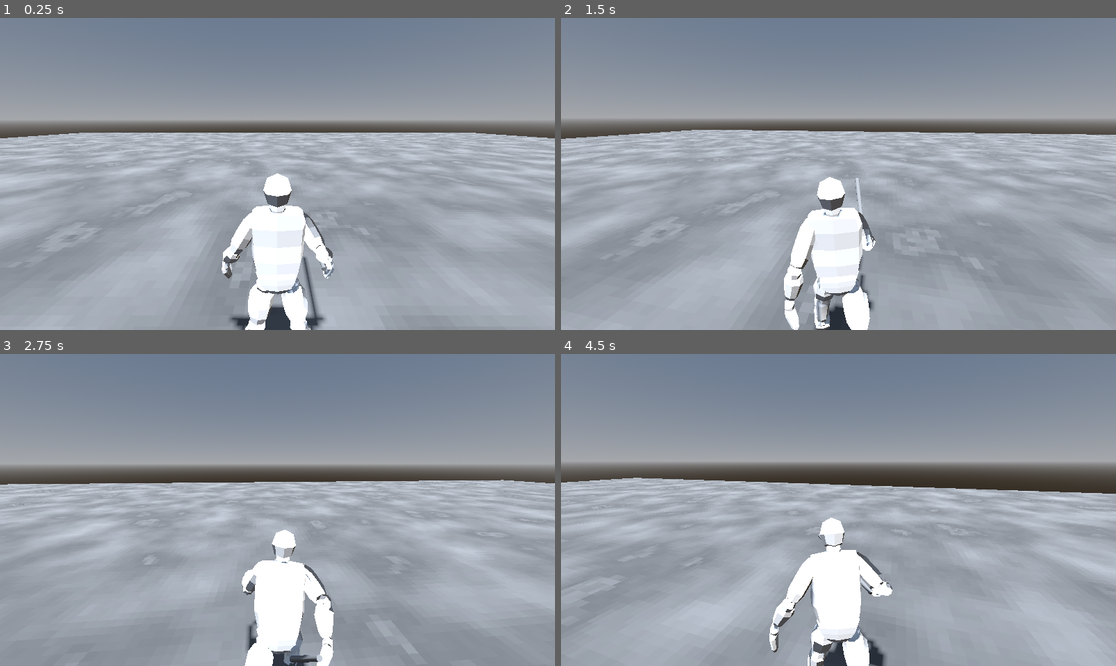
Above: before the commit, frames 1-4 (two rows, left to right).
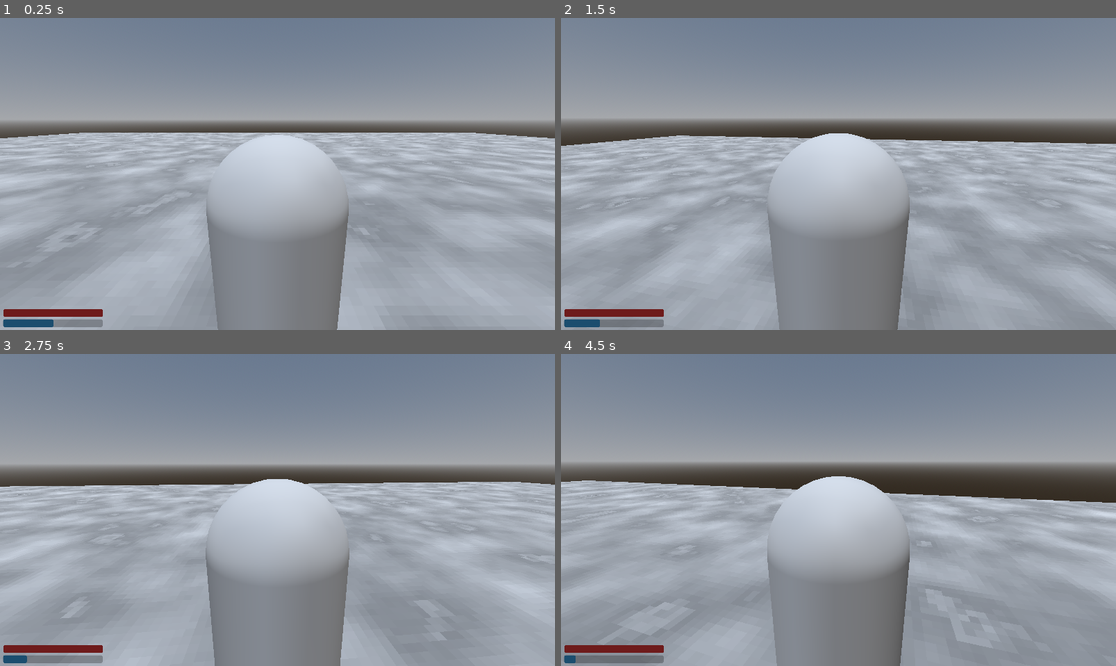
Above: after the commit, the same moments.

Repository: userext122021/godot_rpg_project
Game: Godot game, scene res://main.tscn
Two runs of this game, one before a commit and one after it. Both use one fixed random seed, a clock stepped at 60 frames per second and the inputs below.
Inputs (mouse positions are in pixels of both pictures, inside the frame that each line leads up to):
- Up to frame 1 (0.25 s): no input
- Up to frame 2 (1.5 s): tap Enter at 0.5 s; move the mouse to (866, 174) at 0.52 s; press the mouse at (866, 174) at 0.53 s; hold W (move_forward) from 0.53 s (still down); tap Space (jump) at 0.77, 1.07 s; tap 1 (item_1) at 0.8, 1.35 s; move the mouse to (810, 174) at 1.27 s; release the mouse at (810, 174) at 1.28 s
- Up to frame 3 (2.75 s): keep holding W (move_forward); tap Space (jump) at 1.52, 1.82, 2.3 s; tap Shift (run) at 1.55 s; move the mouse to (288, 503) at 2.02 s; hold Shift (run) from 2.03 s (still down)
- Up to frame 4 (4.5 s): keep holding W (move_forward); move the mouse to (832, 516) at 2.77 s; release Shift (run) at 2.78 s; tap Space (jump) at 2.85, 3.02, 3.32, 3.77, 4.07 s; click (832, 516) at 3.05 s; move the mouse to (877, 513) at 3.52 s; press the mouse at (877, 513) at 3.53 s; tap 1 (item_1) at 3.8 s; tap I (inventory) at 4.15 s; move the mouse to (794, 506) at 4.27 s; release the mouse at (794, 506) at 4.28 s; right-click (794, 506) at 4.35 s

The runs differ from the first frame. In frame 1, 10% of the frame differs, in the area x 0-63%, y 37-100%; in frame 2, 19%; in frame 3, 18%; in frame 4, 24%, in the area x 0-100%, y 39-100%.

Commit message:
Доработки связанные с инвентарем стаминой
добавил функции equip_item, трату и реген стамины кое какие фиксы тут и там

Diff:
--- a/core/entities/base_entity.gd
+++ b/core/entities/base_entity.gd
@@ -1,7 +1,7 @@
 extends CharacterBody3D
 class_name BaseEntity
 
-
+@onready var inventory:Inventory=$Inventory
 
 @export var entity_type:String="unknown"
 @export var speed := 5.0
@@ -13,6 +13,10 @@
 @export var hp:float=20
 @export var max_hp:float=20
 @export var regen_hp_per_second:float=1.0
+@export var stamina:float=20
+@export var max_stamina:float=20
+@export var regen_stamina_per_second:float=1.0
+
 @export var default_weapon:BaseWeapon
 #@export var detection_radius:float=10.0
 @export var friction:float=100
@@ -20,6 +24,8 @@
 @export var animation_player:AnimationPlayer
 @export var weapon_marker:Node3D
 @export var mass:float=60
+@export var jump_cost:float=4.0
+@export var running_cost_per_second:float=3.0
 
 var current_weapon:BaseWeapon
 var is_knockingback:bool=false
@@ -50,13 +56,17 @@
 		return false
 	return true
 func can_jump():
+	if stamina<jump_cost:
+		return false
 	if is_attacking:
 		return false
 	if is_on_floor():
 		return true
 	return false
 
-func can_run():
+func can_run(delta:float):
+	if stamina<=running_cost_per_second*delta:
+		return false
 	if is_attacking:
 		return false
 	if is_jumping:
@@ -71,6 +81,8 @@
 	if not current_weapon:
 		return false
 	if is_jumping:
+		return false
+	if current_weapon.data.attack_cost>stamina:
 		return false
 	if current_weapon.can_attack():
 		return true
@@ -111,7 +123,6 @@
 	print("DEBUG: entity init")
 
 func calculate_damage(damage:float,damage_type:String) -> float:
-
 	if is_blocking:
 		return damage/2.0
 	return damage
@@ -123,6 +134,9 @@
 	hp-=calculated_damage
 	if hp<=0:
 		die()
+	if knockback_force and not is_knockingback:
+		knock_back(knockback_force,weapon_pos)
+
 
 
 func die():
@@ -193,10 +207,14 @@
 
 
 
-func set_current_weapon(w:BaseWeapon):
+func set_current_weapon(w:BaseWeapon) -> bool:
+	if w==current_weapon:
+		return false
 	if not w:
 		current_weapon=null
-		return
+		return false
+	if current_weapon:
+		current_weapon.queue_free()
 	current_weapon=w
 	current_weapon.owner_body=self
 	if current_weapon.get_parent():
@@ -210,15 +228,64 @@
 	current_weapon.rotation=PI*current_weapon.start_rotation/180.0
 	print("DEBUG: weapon_position ",current_weapon.position)
 	print("DEBUG: weapon_rotation ",current_weapon.rotation)
+	return true
 
 func regen_hp(delta:float):
 	hp+=regen_hp_per_second*delta
-
-func equip_item(item_name:String):
-	pass
-
-func equip_weapon_item(weapon_item_data:PickableData):
-	pass
-
-func take_item(item_name:String,item_data:PickableData,amount:float):
-	pass
+func  regen_stamina(delta:float):
+	stamina+=regen_stamina_per_second*delta
+
+func spend_stamina(delta:float):
+	if is_running and stamina>running_cost_per_second*delta:
+		stamina-=running_cost_per_second*delta
+
+
+func equip_item_by_name(item_name:String) -> bool:
+	var d:PickableData=inventory.get_item_data(item_name)
+	if not d:
+		return false
+	return equip_item_by_data(d)
+
+func equip_item(item_body:Node3D) -> bool:
+	if not item_body:
+		return false
+	item_body.queue_free()
+	print("STUB: equip_item need to be replaced")
+	return false
+
+func equip_item_by_data(item_data:PickableData) -> bool:
+	if not item_data:
+		return false
+	if not item_data.scene:
+		return false
+
+	if item_data.pickable_category=="weapon":
+		var w:BaseWeapon=item_data.scene.instantiate()
+		if not w is BaseWeapon:
+			w.queue_free()
+			return false
+		return set_current_weapon(w)
+
+	if not item_data.is_equipable:
+		return false
+	var item_body:Node3D=item_data.scene.instantiate()
+	return equip_item(item_body)
+
+
+func take_item_by_name(item_name:String,amount:float=1.0) -> bool:
+	if not inventory.get_item_data(item_name):
+		print("WARNING: there is no item data of ",item_name)
+	inventory.add_item(item_name,amount)
+	return true
+
+func take_item_by_data(item_data:PickableData,amount:float=1.0) -> bool:
+	if not item_data:
+		return false
+	if amount<=0:
+		return false
+
+	var item_name:String=item_data.pickable_name
+	if not inventory	.get_item_data(item_name):
+		inventory.add_item_data(item_data)
+	inventory.add_item(item_name,amount)
+	return true
--- a/core/entities/base_player/base_player.gd
+++ b/core/entities/base_player/base_player.gd
@@ -5,13 +5,14 @@
 @export var interact_check_interval:float=0.5
 
 @onready var camera = $Camera3D
-@onready var inventory:Inventory=$Inventory
+
 var interact_check_timer:float=0
 
 func _ready():
 	super._ready()
 	Input.mouse_mode = Input.MOUSE_MODE_CAPTURED # Прячем курсор
 	entity_type="player"
+	stamina=max_stamina/2.0
 
 func _unhandled_input(event):
 	if Input.is_action_pressed("ui_cancel"):
@@ -36,12 +37,16 @@
 
 	if Input.is_action_just_pressed("jump") and is_on_floor():
 		if can_jump():
+			stamina-=jump_cost
 			velocity.y = jump_velocity
 			is_jumping=true
 	if Input.is_action_pressed("run"):
-		if can_run():
+		if can_run(delta):
 			is_running=true
 			speed=running_speed
+		else:
+			is_running=false
+			speed=walking_speed
 	else:
 		is_running=false
 		speed=walking_speed
@@ -81,7 +86,10 @@
 
 	move_and_slide()
 	update_animation()
+	spend_stamina(delta)
 	regen_hp(delta)
+	regen_stamina(delta)
+
 func die():
 	print("DEBUG: player is dying")
 	queue_free()
@@ -113,25 +121,3 @@
 
 func show_inventory():
 	print($Inventory.items)
-
-func equip_item(item_name:String):
-	var obj=inventory.get_node_by_item_name(item_name)
-	if not obj:
-		return
-	var d:PickableData=inventory.get_item_data(item_name)
-	if not d:
-		return
-	if d.pickable_category=="weapon":
-		equip_weapon_item(d)
-
-func equip_weapon_item(weapon_item_data:PickableData):
-	if not weapon_item_data.scene:
-		return
-	if current_weapon:
-		current_weapon.queue_free()
-	var w:BaseWeapon=weapon_item_data.scene.instantiate()
-	set_current_weapon(w)
-	print("DEUG: equip weapon data ",weapon_item_data.pickable_name)
-
-func take_item(item_name:String,item_data:PickableData,amount:float):
-	pass
--- a/core/pickable/pickable_data.gd
+++ b/core/pickable/pickable_data.gd
@@ -6,3 +6,4 @@
 @export var pickable_category:String="unknown_pickable_category"
 @export var is_usable:bool=true
 @export var scene:PackedScene
+@export var is_equipable:bool=false
--- a/core/ui/ui.gd
+++ b/core/ui/ui.gd
@@ -2,6 +2,7 @@
 class_name UI
 
 @onready var hp_progress_bar:ProgressBar=$HpProgressBar
+@onready var stamina_progress_bar:ProgressBar=$StaminaProgressBar
 
 @export var player_body:BasePlayer
 @export var update_interval:float=0.5
@@ -12,7 +13,8 @@
 		return
 	hp_progress_bar.max_value=player_body.max_hp
 	hp_progress_bar.value=player_body.hp
-	#print(hp_progress_bar.value)
+	stamina_progress_bar.max_value=player_body.max_stamina
+	stamina_progress_bar.value=player_body.stamina
 
 func _process(delta: float) -> void:
 	update_timer-=delta
--- a/core/weapon/weapon_data.gd
+++ b/core/weapon/weapon_data.gd
@@ -12,3 +12,4 @@
 @export var range:float=1.0
 @export var start_position:Vector3
 @export var start_rotation:Vector3
+@export var attack_cost:float=0.0
--- a/main.tscn
+++ b/main.tscn
@@ -1,7 +1,7 @@
 [gd_scene load_steps=2 format=3 uid="uid://dvvaed3c54v03"]
 
-[ext_resource type="PackedScene" uid="uid://cpu814du2qtm2" path="res://test/test_animation/test_animation2/test_animation_2.tscn" id="1_ig7tw"]
+[ext_resource type="PackedScene" uid="uid://bac88smxernji" path="res://test/test_scene_items/test_scene_items.tscn" id="1_ig7tw"]
 
 [node name="Main" type="Node"]
 
-[node name="TestAnimation2" parent="." instance=ExtResource("1_ig7tw")]
+[node name="BaseTestScene" parent="." instance=ExtResource("1_ig7tw")]
--- a/test/test_animation/test_animation1/test_animation_1.tscn
+++ /dev/null
@@ -1,8 +0,0 @@
-[gd_scene load_steps=3 format=3 uid="uid://bquw73h6yl6c2"]
-
-[ext_resource type="PackedScene" uid="uid://6hs4q7gqlkvo" path="res://test/base_test_scene/base_test_scene.tscn" id="1_e0o5u"]
-[ext_resource type="PackedScene" uid="uid://dej2fjyjt23vf" path="res://test/test_animation/test_animation1/test_player.tscn" id="2_6h5m2"]
-
-[node name="TestAnimation1" instance=ExtResource("1_e0o5u")]
-
-[node name="TestPlayer" parent="." index="0" instance=ExtResource("2_6h5m2")]
--- a/test/test_animation/test_animation1/test_player.gd
+++ /dev/null
@@ -1,7 +0,0 @@
-extends BasePlayer
-
-
-
-func _physics_process(delta):
-	super._physics_process(delta)
-	update_animation()
--- a/test/test_animation/test_animation1/test_player.tscn
+++ /dev/null
@@ -1,22 +0,0 @@
-[gd_scene load_steps=5 format=3 uid="uid://dej2fjyjt23vf"]
-
-[ext_resource type="PackedScene" uid="uid://nfkq1v6rhxve" path="res://core/entities/base_player/base_player.tscn" id="1_j77vh"]
-[ext_resource type="PackedScene" uid="uid://barmdy82y6gha" path="res://test/test_animation/test_animation1/base_human_animated.glb" id="2_ei7nx"]
-[ext_resource type="Script" uid="uid://bjamuy0kh3uc" path="res://test/test_animation/test_animation1/test_player.gd" id="2_l8m3r"]
-[ext_resource type="PackedScene" uid="uid://dkj771scai1lw" path="res://test/base_test_scene/weapon/test_pistol.tscn" id="4_4ksol"]
-
-[node name="TestPlayer" node_paths=PackedStringArray("weapon", "animation_player") instance=ExtResource("1_j77vh")]
-script = ExtResource("2_l8m3r")
-weapon = NodePath("base_human_animated/Armature/Skeleton3D/hand_r/weapon_marker/TestPistol")
-animation_player = NodePath("base_human_animated/AnimationPlayer")
-
-[node name="MeshInstance3D" parent="." index="1"]
-visible = false
-
-[node name="base_human_animated" parent="." index="5" instance=ExtResource("2_ei7nx")]
-transform = Transform3D(-1, 0, -8.742278e-08, 0, 1, 0, 8.742278e-08, 0, -1, 0, 0, 0)
-
-[node name="TestPistol" parent="base_human_animated/Armature/Skeleton3D/hand_r/weapon_marker" index="0" instance=ExtResource("4_4ksol")]
-transform = Transform3D(-1.6117967e-07, -9.4873336e-08, -1, -1, 1.5372906e-07, 1.6117966e-07, 1.5372902e-07, 1, -9.487335e-08, 0.030462861, 0.03719318, 0.10000002)
-
-[editable path="base_human_animated"]
--- a/test/test_animation/test_animation2/test_animation_2.tscn
+++ /dev/null
@@ -1,8 +0,0 @@
-[gd_scene load_steps=3 format=3 uid="uid://cpu814du2qtm2"]
-
-[ext_resource type="PackedScene" uid="uid://6hs4q7gqlkvo" path="res://test/base_test_scene/base_test_scene.tscn" id="1_mwlci"]
-[ext_resource type="PackedScene" uid="uid://bs064i8kkdhyh" path="res://test/test_animation/test_animation2/test_player.tscn" id="2_t406n"]
-
-[node name="TestAnimation2" instance=ExtResource("1_mwlci")]
-
-[node name="TestPlayer" parent="." index="3" instance=ExtResource("2_t406n")]
--- a/test/test_animation/test_animation2/test_melee_weapon.tscn
+++ /dev/null
@@ -1,8 +0,0 @@
-[gd_scene load_steps=2 format=3 uid="uid://befstc37pttav"]
-
-[ext_resource type="PackedScene" uid="uid://dsxs2cqbrc6me" path="res://test/base_test_scene/weapon/test_club.tscn" id="1_leyyc"]
-
-[node name="TestMeleeWeapon" instance=ExtResource("1_leyyc")]
-preparing_interval = 0.36
-attacking_interval = 0.14
-cooldown_interval = 0.3
--- a/test/test_animation/test_animation2/test_player.tscn
+++ /dev/null
@@ -1,86 +0,0 @@
-[gd_scene load_steps=4 format=3 uid="uid://bs064i8kkdhyh"]
-
-[ext_resource type="PackedScene" uid="uid://nfkq1v6rhxve" path="res://core/entities/base_player/base_player.tscn" id="1_y5g44"]
-[ext_resource type="PackedScene" uid="uid://drqdse65ed7e3" path="res://assets/models/animated_base_human_heroic/animated_low_poly_heroic_base_human.glb" id="2_j3q5i"]
-[ext_resource type="PackedScene" uid="uid://befstc37pttav" path="res://test/test_animation/test_animation2/test_melee_weapon.tscn" id="3_6wkv5"]
-
-[node name="TestPlayer" node_paths=PackedStringArray("default_weapon", "animation_player") instance=ExtResource("1_y5g44")]
-default_weapon = NodePath("animated_low_poly_heroic_base_human/Armature/Skeleton3D/hand_r/weapon_marker/TestMeleeWeapon")
-animation_player = NodePath("animated_low_poly_heroic_base_human/AnimationPlayer")
-
-[node name="MeshInstance3D" parent="." index="1"]
-visible = false
-
-[node name="animated_low_poly_heroic_base_human" parent="." index="6" instance=ExtResource("2_j3q5i")]
-transform = Transform3D(-1, 0, 8.742278e-08, 0, 1, 0, -8.742278e-08, 0, -1, 0, 0, 0)
-
-[node name="Skeleton3D" parent="animated_low_poly_heroic_base_human/Armature" index="0"]
-bones/0/position = Vector3(0, 0.79, 0)
-bones/1/rotation = Quaternion(0.08715574, 1.18755615e-07, 1.0389771e-08, 0.9961948)
-bones/3/rotation = Quaternion(3.7870106e-07, 8.7897e-08, -0.50484586, 0.86320955)
-bones/4/rotation = Quaternion(0.26263735, -0.008707306, -0.03197117, 0.96432555)
-bones/5/rotation = Quaternion(-0.046233904, -0.11709556, -0.22448196, 0.96631205)
-bones/7/rotation = Quaternion(0, 1.110223e-16, 0, 1)
-bones/8/rotation = Quaternion(1.418949e-07, -3.1048225e-07, 0.7071068, 0.7071068)
-bones/9/rotation = Quaternion(3.7870106e-07, -8.7897e-08, 0.50484586, 0.86320955)
-bones/10/rotation = Quaternion(0.26263735, 0.008707306, 0.03197117, 0.96432555)
-bones/11/rotation = Quaternion(-0.046233904, 0.11709556, 0.22448196, 0.96631205)
-bones/12/rotation = Quaternion(0.025827866, 0.1839508, 0.9799051, -0.07267065)
-bones/13/rotation = Quaternion(-0.15337853, 0.036442023, -0.016315615, 0.9873606)
-bones/14/rotation = Quaternion(0.61973864, -0.060972996, 0.06464026, 0.7797615)
-bones/15/rotation = Quaternion(-0.0027797043, -0.11922634, 0.9898672, 0.07707406)
-bones/16/rotation = Quaternion(-0.15337859, -0.036442023, 0.01631562, 0.9873606)
-bones/17/rotation = Quaternion(0.73081887, 0.25190422, -0.12352535, 0.62224555)
-
-[node name="hand_l" parent="animated_low_poly_heroic_base_human/Armature/Skeleton3D" index="0"]
-transform = Transform3D(-0.9978322, -0.06030219, 0.02635184, 0.06506281, -0.9640917, 0.25747585, 0.009879231, 0.25863224, 0.9659253, 0.46, 0.7753202, 0.13209292)
-
-[node name="arm_l" parent="animated_low_poly_heroic_base_human/Armature/Skeleton3D" index="1"]
-transform = Transform3D(-0.902134, 0.37186775, -0.21878894, -0.42490095, -0.8537851, 0.30084914, -0.07492266, 0.36436987, 0.9282355, 0.34999996, 1.0278733, 0.024310779)
-
-[node name="top_arm_l" parent="animated_low_poly_heroic_base_human/Armature/Skeleton3D" index="2"]
-transform = Transform3D(-0.87157553, 0.49026132, -7.4254575e-07, -0.482813, -0.85833436, -0.17364857, -0.08513381, -0.15134749, 0.98480767, 0.17, 1.3430116, 0.079878174)
-
-[node name="head" parent="animated_low_poly_heroic_base_human/Armature/Skeleton3D" index="3"]
-transform = Transform3D(1, -5.3290705e-15, 2.3841854e-07, 4.140094e-08, 0.9848077, -0.17364816, -2.3479642e-07, 0.17364816, 0.9848077, -3.0375703e-15, 1.4513403, 0.09897946)
-
-[node name="neck" parent="animated_low_poly_heroic_base_human/Armature/Skeleton3D" index="4"]
-transform = Transform3D(1, -5.3290705e-15, 2.3841854e-07, 4.140094e-08, 0.9848077, -0.17364816, -2.3479642e-07, 0.17364816, 0.9848077, -2.451373e-15, 1.3430116, 0.079878174)
-
-[node name="hand_r" parent="animated_low_poly_heroic_base_human/Armature/Skeleton3D" index="5"]
-transform = Transform3D(-0.9978322, 0.06030219, -0.02635184, -0.06506281, -0.9640917, 0.25747585, -0.009879231, 0.25863224, 0.9659253, -0.46, 0.7753202, 0.13209292)
-
-[node name="TestMeleeWeapon" parent="animated_low_poly_heroic_base_human/Armature/Skeleton3D/hand_r/weapon_marker" index="0" instance=ExtResource("3_6wkv5")]
-transform = Transform3D(-1, 1.8626453e-07, -8.742278e-08, 1.8626454e-07, 1, -5.960465e-08, 8.742276e-08, -5.960466e-08, -1, 0, 0, 0)
-
-[node name="arm_r" parent="animated_low_poly_heroic_base_human/Armature/Skeleton3D" index="6"]
-transform = Transform3D(-0.902134, -0.37186775, 0.21878894, 0.42490095, -0.8537851, 0.30084914, 0.07492266, 0.36436987, 0.9282355, -0.34999996, 1.0278733, 0.024310779)
-
-[node name="top_arm_r" parent="animated_low_poly_heroic_base_human/Armature/Skeleton3D" index="7"]
-transform = Transform3D(-0.87157553, -0.49026132, 7.425456e-07, 0.482813, -0.85833436, -0.17364857, 0.08513381, -0.15134749, 0.98480767, -0.17, 1.3430116, 0.079878174)
-
-[node name="spine" parent="animated_low_poly_heroic_base_human/Armature/Skeleton3D" index="8"]
-transform = Transform3D(1, -5.3290705e-15, 2.3841848e-07, 4.140093e-08, 0.9848077, -0.17364816, -2.3479636e-07, 0.17364816, 0.9848077, 0, 0.89, 0)
-
-[node name="foot_l" parent="animated_low_poly_heroic_base_human/Armature/Skeleton3D" index="9"]
-transform = Transform3D(-0.9758343, 0.19402984, -0.100476414, -0.1299206, -0.14552215, 0.98078716, 0.17568043, 0.9701404, 0.16721252, 0.21000007, 0.025288522, 0.18437889)
-
-[node name="leg_l" parent="animated_low_poly_heroic_base_human/Armature/Skeleton3D" index="10"]
-transform = Transform3D(-0.9931434, 0.11664258, -0.0075233504, -0.11688238, -0.99145997, 0.0578382, -0.00071275607, 0.05832252, 0.9982955, 0.17000002, 0.3652885, 0.16437843)
-
-[node name="top_leg_l" parent="animated_low_poly_heroic_base_human/Armature/Skeleton3D" index="11"]
-transform = Transform3D(-0.9881017, 0.15192279, 0.023882013, -0.13291828, -0.9217623, 0.3642617, 0.07735319, 0.35675475, 0.9309879, 0.1, 0.79, 0)
-
-[node name="foot_r" parent="animated_low_poly_heroic_base_human/Armature/Skeleton3D" index="12"]
-transform = Transform3D(-0.86552715, -0.500452, -0.020153813, 0.15845379, -0.3117739, 0.9368507, -0.47513208, 0.8076759, 0.34914815, -0.21000051, 0.057829827, -0.28758633)
-
-[node name="leg_r" parent="animated_low_poly_heroic_base_human/Armature/Skeleton3D" index="13"]
-transform = Transform3D(-0.99314326, -0.11664319, 0.00752363, 0.09533597, -0.8456086, -0.525221, 0.06762544, -0.5209033, 0.8509301, -0.17000026, 0.3478132, -0.108953685)
-
-[node name="top_leg_r" parent="animated_low_poly_heroic_base_human/Armature/Skeleton3D" index="14"]
-transform = Transform3D(-0.9881016, -0.1519233, -0.023881532, 0.15324864, -0.95968944, -0.23560742, 0.012875409, -0.23646492, 0.97155243, -0.1, 0.79, 0)
-
-[node name="pelvis" parent="animated_low_poly_heroic_base_human/Armature/Skeleton3D" index="15"]
-transform = Transform3D(1, 0, 0, 0, 1, 0, 0, 0, 1, 0, 0.79, 0)
-
-[editable path="animated_low_poly_heroic_base_human"]
--- a/test/test_minimal_rpg/test_box.tscn
+++ /dev/null
@@ -1,5 +0,0 @@
-[gd_scene load_steps=2 format=3 uid="uid://di1mvcysmphut"]
-
-[ext_resource type="PackedScene" uid="uid://chwmg3fbdtf16" path="res://core/props/base_static_prop.tscn" id="1_6wif8"]
-
-[node name="TestBox" instance=ExtResource("1_6wif8")]
--- a/test/test_minimal_rpg/test_club.tscn
+++ /dev/null
@@ -1,6 +0,0 @@
-[gd_scene load_steps=2 format=3 uid="uid://ckm3nvfw4wjko"]
-
-[ext_resource type="PackedScene" uid="uid://cf11hx406ss10" path="res://core/weapon/base_weapon.tscn" id="1_vvx2p"]
-
-[node name="TestClub" instance=ExtResource("1_vvx2p")]
-start_rotation = Vector3(0, -180, 0)
--- a/test/test_minimal_rpg/test_minimal_rpg.tscn
+++ /dev/null
@@ -1,16 +0,0 @@
-[gd_scene load_steps=5 format=3 uid="uid://ddiovva0jgiuw"]
-
-[ext_resource type="PackedScene" uid="uid://6hs4q7gqlkvo" path="res://test/base_test_scene/base_test_scene.tscn" id="1_g06he"]
-[ext_resource type="PackedScene" uid="uid://jn2q226dfcee" path="res://test/test_minimal_rpg/test_player.tscn" id="2_u6f5l"]
-[ext_resource type="PackedScene" uid="uid://due16jv3sattp" path="res://test/test_minimal_rpg/test_pickable_weapon.tscn" id="3_3i4j4"]
-[ext_resource type="PackedScene" uid="uid://di1mvcysmphut" path="res://test/test_minimal_rpg/test_box.tscn" id="4_hcvv5"]
-
-[node name="TestMinimalRpg" instance=ExtResource("1_g06he")]
-
-[node name="TestPlayer" parent="." index="3" instance=ExtResource("2_u6f5l")]
-
-[node name="TestPickableWeapon" parent="." index="4" instance=ExtResource("3_3i4j4")]
-transform = Transform3D(1, 0, 0, 0, 1, 0, 0, 0, 1, 0, 0, -4)
-
-[node name="TestBox" parent="." index="5" instance=ExtResource("4_hcvv5")]
-transform = Transform3D(1, 0, 0, 0, 1, 0, 0, 0, 1, 0, 0, -9)
--- a/test/test_minimal_rpg/test_pickable_weapon.tscn
+++ /dev/null
@@ -1,23 +0,0 @@
-[gd_scene load_steps=5 format=3 uid="uid://due16jv3sattp"]
-
-[ext_resource type="PackedScene" uid="uid://dyj5ecitscci1" path="res://core/pickable/base_pickable.tscn" id="1_ul4j0"]
-[ext_resource type="PackedScene" uid="uid://ckm3nvfw4wjko" path="res://test/test_minimal_rpg/test_club.tscn" id="2_slher"]
-[ext_resource type="Script" uid="uid://blap7mvsuddfp" path="res://core/pickable/pickable_data.gd" id="3_gfaeo"]
-
-[sub_resource type="Resource" id="Resource_ttvxm"]
-script = ExtResource("3_gfaeo")
-pickable_name = "test_club"
-pickable_category = "weapon"
-scene = ExtResource("2_slher")
-metadata/_custom_type_script = "uid://blap7mvsuddfp"
-
-[node name="TestPickableWeapon" instance=ExtResource("1_ul4j0")]
-pickable_name = "test_club"
-pickable_category = "weapon"
-data = SubResource("Resource_ttvxm")
-
-[node name="MeshInstance3D" parent="." index="0"]
-visible = false
-
-[node name="TestClub" parent="." index="2" instance=ExtResource("2_slher")]
-transform = Transform3D(1, 0, 0, 0, 1, 0, 0, 0, 1, 0, 0.5, 0.5)
--- a/test/test_minimal_rpg/test_player.gd
+++ /dev/null
@@ -1,9 +0,0 @@
-extends BasePlayer
-
-
-func  _physics_process(delta):
-	super._physics_process(delta)
-	if Input.is_action_just_pressed("item_1"):
-		#print(inventory.get_node_by_item_name("test_club"))
-		equip_item("test_club")
-	update_animation()
--- a/test/test_minimal_rpg/test_player.tscn
+++ /dev/null
@@ -1,25 +0,0 @@
-[gd_scene load_steps=5 format=3 uid="uid://jn2q226dfcee"]
-
-[ext_resource type="PackedScene" uid="uid://nfkq1v6rhxve" path="res://core/entities/base_player/base_player.tscn" id="1_gq2f2"]
-[ext_resource type="Script" uid="uid://ruth1pxtdoq3" path="res://test/test_minimal_rpg/test_player.gd" id="2_438cw"]
-[ext_resource type="PackedScene" uid="uid://cbdnrebmqak8t" path="res://core/ui/ui.tscn" id="2_tk6rn"]
-[ext_resource type="PackedScene" uid="uid://csj6qu5yhrw8c" path="res://assets/models/test_human_animated/base_human_animated.glb" id="3_30jla"]
-
-[node name="TestPlayer" node_paths=PackedStringArray("animation_player", "weapon_marker") instance=ExtResource("1_gq2f2")]
-script = ExtResource("2_438cw")
-animation_player = NodePath("base_human_animated/AnimationPlayer")
-weapon_marker = NodePath("base_human_animated/Armature/Skeleton3D/hand_r/weapon_marker")
-
-[node name="MeshInstance3D" parent="." index="1"]
-visible = false
-
-[node name="Camera3D" parent="." index="2"]
-transform = Transform3D(1, 0, 0, 0, 0.9659259, 0.25881907, 0, -0.25881907, 0.9659258, 0, 2.2, 1.2)
-
-[node name="Ui" parent="." index="5" node_paths=PackedStringArray("player_body") instance=ExtResource("2_tk6rn")]
-player_body = NodePath("..")
-
-[node name="base_human_animated" parent="." index="6" instance=ExtResource("3_30jla")]
-transform = Transform3D(-1, 0, -8.742278e-08, 0, 1, 0, 8.742278e-08, 0, -1, 0, 0, 0)
-
-[editable path="base_human_animated"]
--- a/test/test_minimal_rpg/test_workbench.tscn
+++ /dev/null
@@ -1,3 +0,0 @@
-[gd_scene format=3 uid="uid://disu05ij4qs8a"]
-
-[node name="TestWorkbench" type="StaticBody3D"]
--- a/test/test_scene/test_scene.tscn
+++ /dev/null
@@ -1,8 +0,0 @@
-[gd_scene load_steps=3 format=3 uid="uid://c36ktyj6wjll"]
-
-[ext_resource type="PackedScene" uid="uid://6hs4q7gqlkvo" path="res://test/base_test_scene/base_test_scene.tscn" id="1_r7qtk"]
-[ext_resource type="PackedScene" uid="uid://7dnsn55do1h5" path="res://test/base_test_scene/test_capsule_player.tscn" id="2_ld8i6"]
-
-[node name="TestScene" instance=ExtResource("1_r7qtk")]
-
-[node name="TestCapsulePlayer" parent="." index="3" instance=ExtResource("2_ld8i6")]
--- /dev/null
+++ b/test/test_scene_items/test_player.tscn
@@ -0,0 +1,9 @@
+[gd_scene load_steps=3 format=3 uid="uid://d1lei24df2438"]
+
+[ext_resource type="PackedScene" uid="uid://nfkq1v6rhxve" path="res://core/entities/base_player/base_player.tscn" id="1_11qj4"]
+[ext_resource type="PackedScene" uid="uid://cbdnrebmqak8t" path="res://core/ui/ui.tscn" id="2_l1svv"]
+
+[node name="BasePlayer" instance=ExtResource("1_11qj4")]
+
+[node name="Ui" parent="." index="6" node_paths=PackedStringArray("player_body") instance=ExtResource("2_l1svv")]
+player_body = NodePath("..")
--- /dev/null
+++ b/test/test_scene_items/test_scene_items.tscn
@@ -0,0 +1,8 @@
+[gd_scene load_steps=3 format=3 uid="uid://bac88smxernji"]
+
+[ext_resource type="PackedScene" uid="uid://6hs4q7gqlkvo" path="res://test/base_test_scene/base_test_scene.tscn" id="1_tyj58"]
+[ext_resource type="PackedScene" uid="uid://d1lei24df2438" path="res://test/test_scene_items/test_player.tscn" id="2_m85qb"]
+
+[node name="TestSceneItems" instance=ExtResource("1_tyj58")]
+
+[node name="BasePlayer" parent="." index="3" instance=ExtResource("2_m85qb")]
Not shown, removed: test/test_animation/test_animation1/base_human_animated.blend.import
Binary file removed: test/test_animation/test_animation1/base_human_animated.glb
Not shown, removed: test/test_animation/test_animation1/base_human_animated.glb.import
Not shown, removed: test/test_animation/test_animation1/test_player.gd.uid
Not shown, removed: test/test_minimal_rpg/test_player.gd.uid
Not shown, removed: test/test_animation/test_animation1/base_human_animated.blend
Not shown, removed: test/test_animation/test_animation1/base_human_animated.blend1
Not shown, removed: test/test_minimal_rpg/TODO.md
